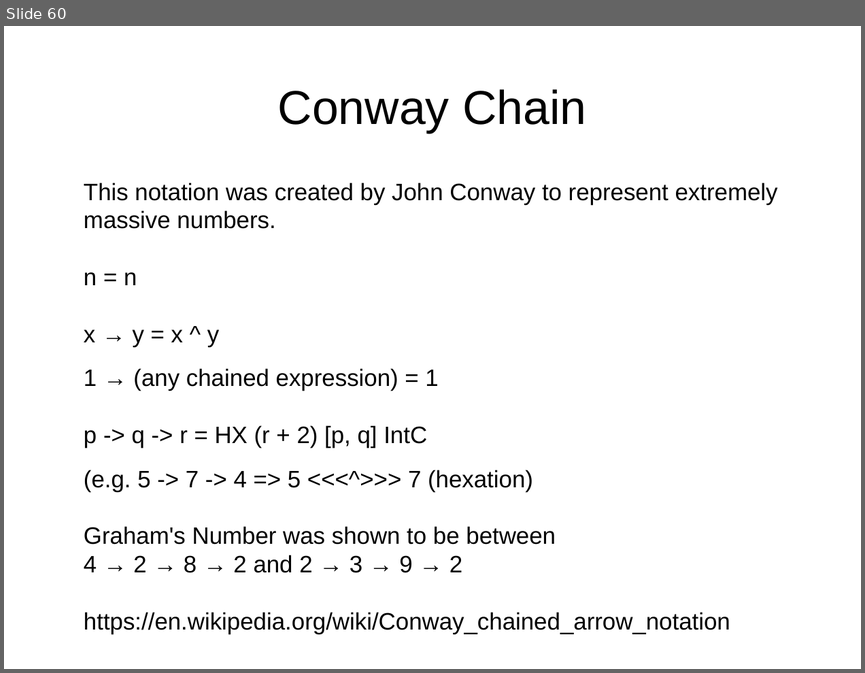
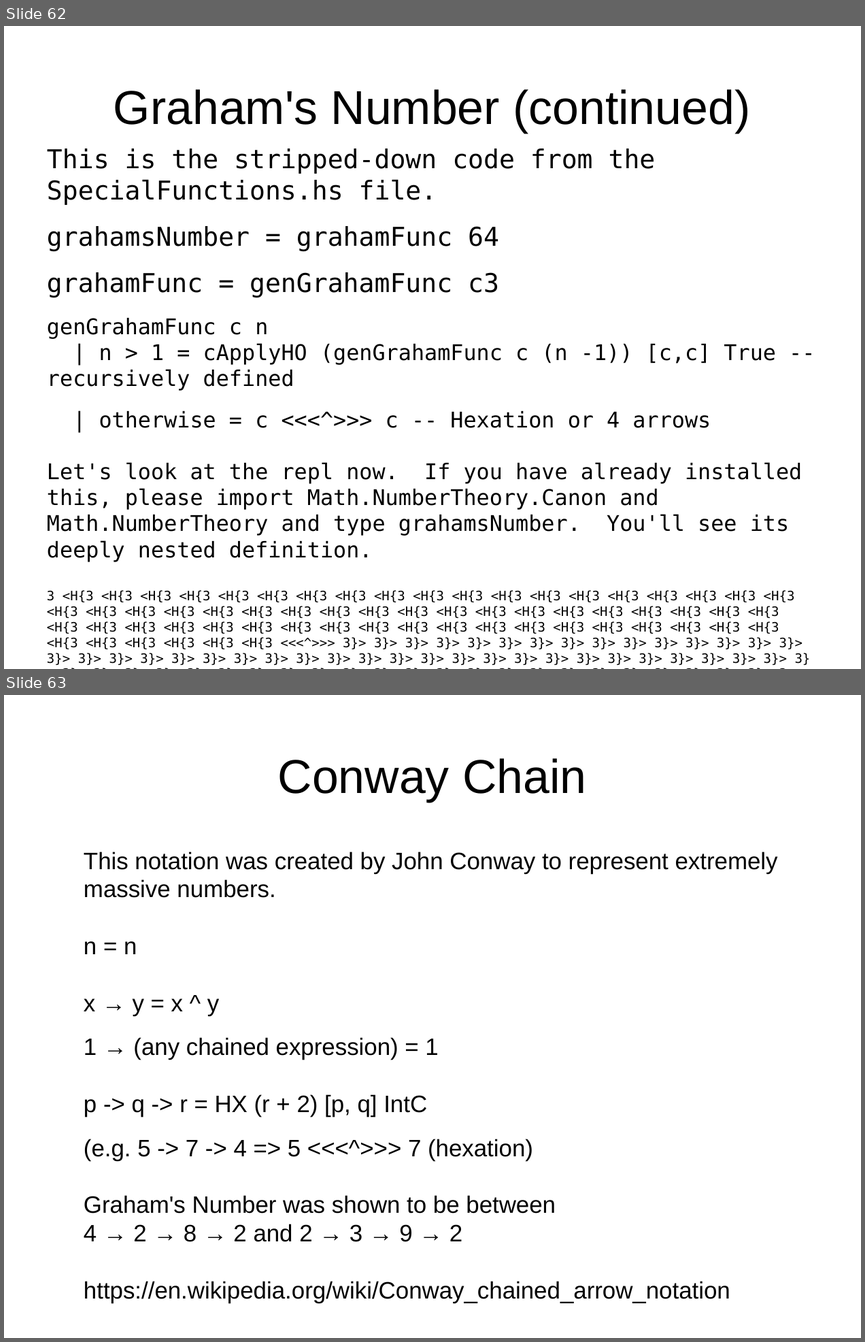
Before and after one commit to grandpascorpion/canon, a slide deck: goBigOrGoHome.odp. Shown one above the other, each under a label of ours: slide 60 before the commit, slides 62 and 63 after it. The pictures are 865x673 and 865x1342 pixels, drawn with LibreOffice and Linux fonts; fonts in the diff are those of the drawing. Boxes give left, top, right and bottom in pixels: in the first picture for what was removed or moved away, otherwise in the second. Text is boxed around its words. In the diff, an @@ line names an element or a change of style, - is before the commit and + after.

```diff
--- a/goBigOrGoHome.odp
+++ b/goBigOrGoHome.odp
@@ slide 62 added at <box>4,26,861,669</box>, background #FFFFFF @@
@@ title added at <box>113,89,750,133</box>, 44 pt, text #000000 @@
+Graham's Number (continued)
@@ text added at <box>47,148,810,665</box>, 12 pt, text #000000 @@
+This is the stripped-down code from the SpecialFunctions.hs file.
+grahamsNumber = grahamFunc 64
+grahamFunc = genGrahamFunc c3
+genGrahamFunc c n
+| n > 1 = cApplyHO (genGrahamFunc c (n -1)) [c,c] True -- recursively defined
+| otherwise = c <<<^>>> c -- Hexation or 4 arrows
+Let's look at the repl now. If you have already installed this, please import Math.NumberTheory.Canon and Math.NumberTheory and type grahamsNumber. You'll see its deeply nested definition.
+3 <H{3 <H{3 <H{3 <H{3 <H{3 <H{3 <H{3 <H{3 <H{3 <H{3 <H{3 <H{3 <H{3 <H{3 <H{3 <H{3 <H{3 <H{3 <H{3 <H{3 <H{3 <H{3 <H{3 <H{3 <H{3 <H{3 <H{3 <H{3 <H{3 <H{3 <H{3 <H{3 <H{3 <H{3 <H{3 <H{3 <H{3 <H{3 <H{3 <H{3 <H{3 <H{3 <H{3 <H{3 <H{3 <H{3 <H{3 <H{3 <H{3 <H{3 <H{3 <H{3 <H{3 <H{3 <H{3 <H{3 <H{3 <H{3 <H{3 <H{3 <H{3 <H{3 <H{3 <<<^>>> 3}> 3}> 3}> 3}> 3}> 3}> 3}> 3}> 3}> 3}> 3}> 3}> 3}> 3}> 3}> 3}> 3}> 3}> 3}> 3}> 3}> 3}> 3}> 3}> 3}> 3}> 3}> 3}> 3}> 3}> 3}> 3}> 3}> 3}> 3}> 3}> 3}> 3}> 3}> 3}> 3}> 3}> 3}> 3}> 3}> 3}> 3}> 3}> 3}> 3}> 3}> 3}> 3}> 3}> 3}> 3}> 3}> 3}> 3}> 3}> 3}> 3}> 3}> 3
@@ what was slide 60 is now slide 63 @@
```
Also in this commit, not shown: 18 slides changed, 2 other slides added.
